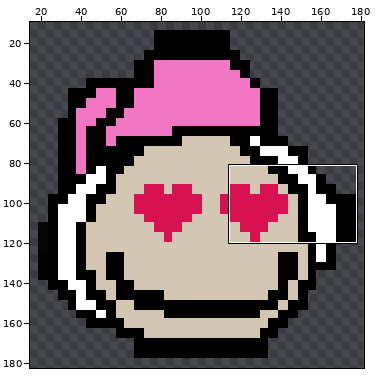
A sprite sheet gets an edit: images/ceremorFaceLove.png. The picture above shows the old version from afar; the outline marks the close-up.
Close-up. Before the commit:
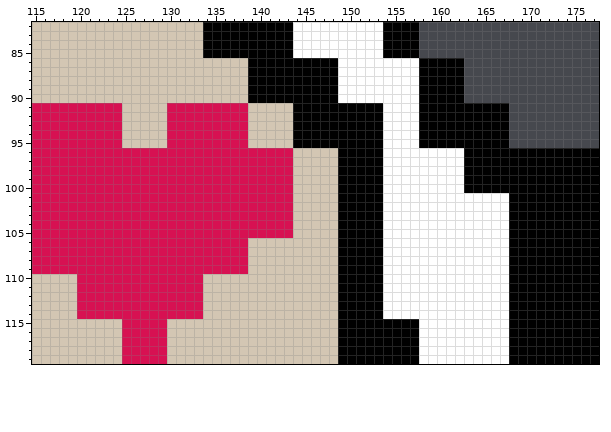
The file is 192x192 pixels. Pixels under 10% opacity are left out. Colours within 5 levels of each other are drawn and written as one. Shown: x 115..177, y 82..119. The wide view leaves out empty margins. The commit also changed other parts of the picture, which this record leaves out.
After:
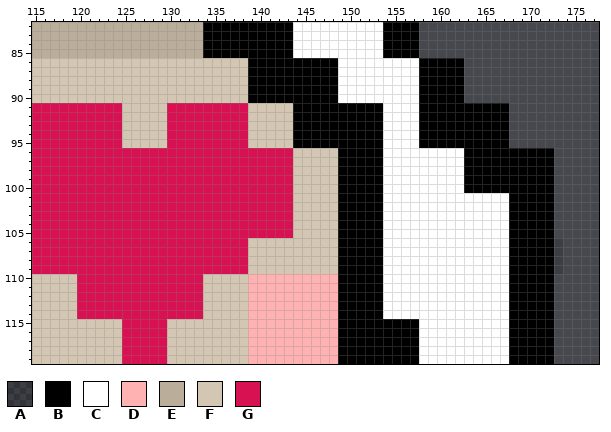
Palette (. is transparent): A #00000025  B #000000  C #ffffff  D #ffb2b2  E #baae9b  F #d3c6b3  G #d71152
Change:
Colour B gives way to colour A in rows 106 to 109 at x 173.
Colour F gives way to colour D in rows 110 to 119 at x 139 to 148.
Colour F gives way to colour E in rows 82 to 85 at x 115 to 133.
The edit erases colour B in rows 96 to 105 at x 173 to 177; in rows 106 to 109 at x 174 to 177; in rows 110 to 119 at x 173 to 177.
